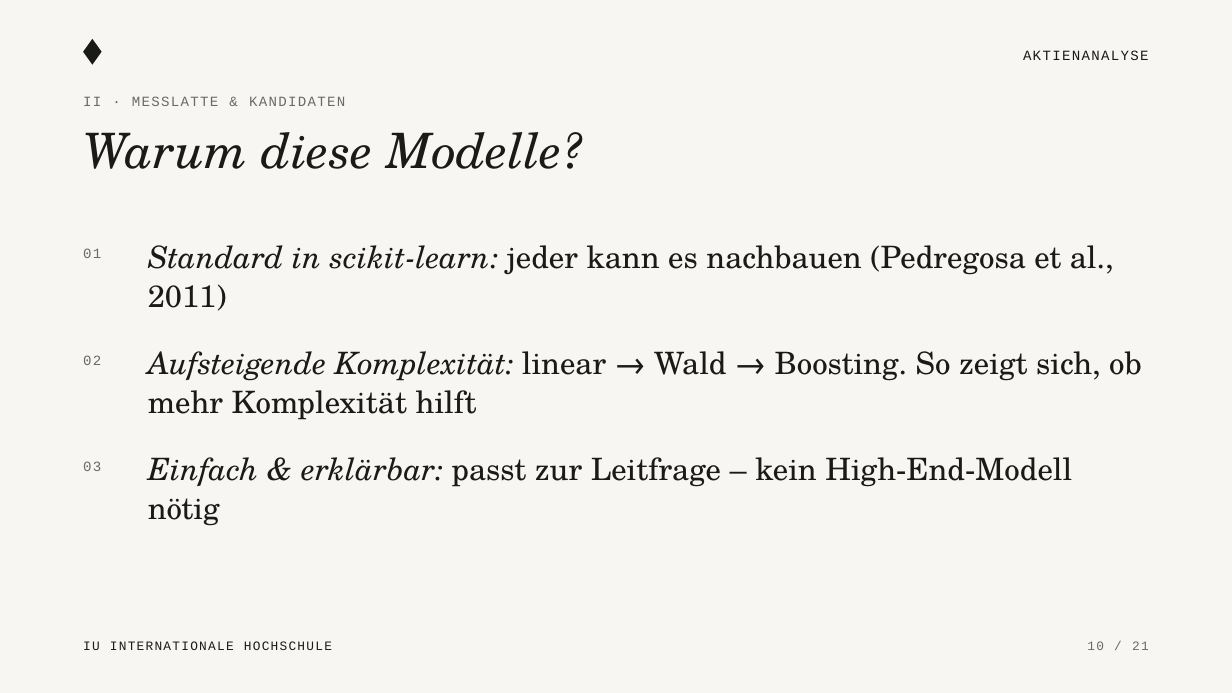
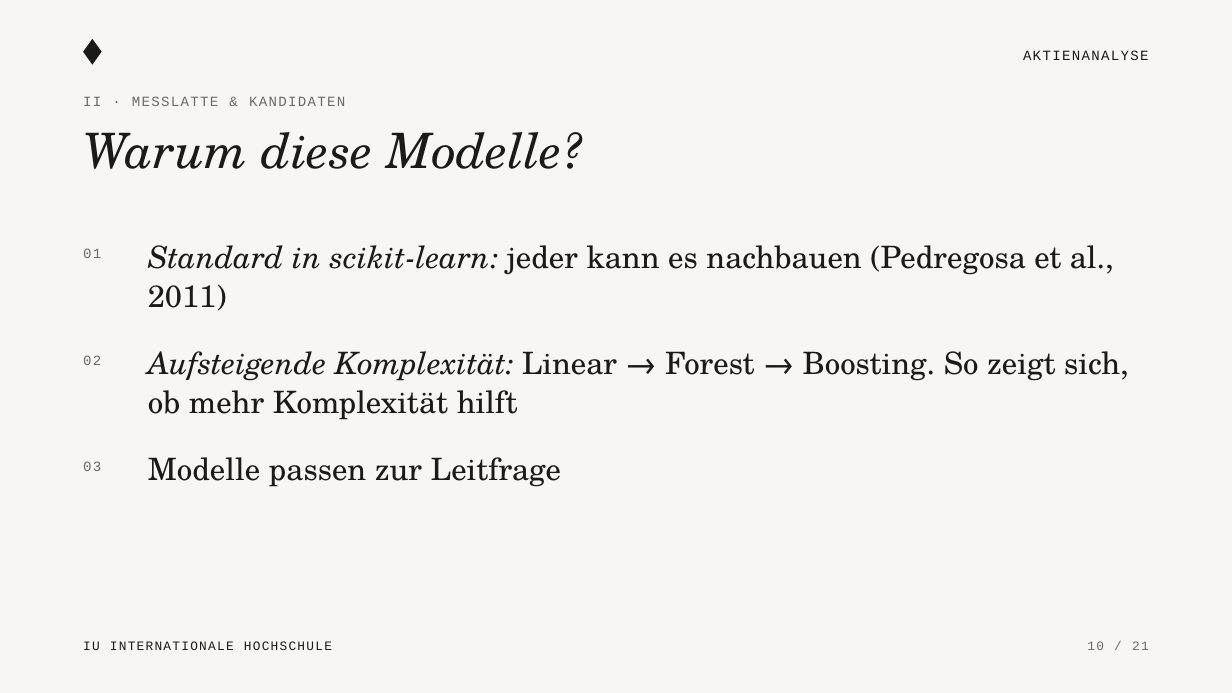
Before and after one commit to KonstantinosLamprou/stockanalysis, a slide deck: slide 10 of presentation/Aktienanalyse_Praesentation.pptx. Drawn at 1232x693 pixels with LibreOffice and Linux fonts; fonts in the diff are those of the drawing. Boxes give left, top, right and bottom in pixels: in the first picture for what was removed or moved away, otherwise in the second. Text is boxed around its words. In the diff, an @@ line names an element or a change of style, - is before the commit and + after.

```diff
--- a/presentation/Aktienanalyse_Praesentation.pptx
+++ b/presentation/Aktienanalyse_Praesentation.pptx
@@ text at <box>148,351,1129,420</box>: text changed @@
-Aufsteigende Komplexität: linear → Wald → Boosting. So zeigt sich, ob mehr Komplexität hilft
+Aufsteigende Komplexität: Linear → Forest → Boosting. So zeigt sich, ob mehr Komplexität hilft
@@ text at <box>148,457,561,487</box>: text changed @@
-Einfach & erklärbar: passt zur Leitfrage – kein High-End-Modell nötig
+Modelle passen zur Leitfrage
```
Also in this commit, not shown: 1 other slide changed.
